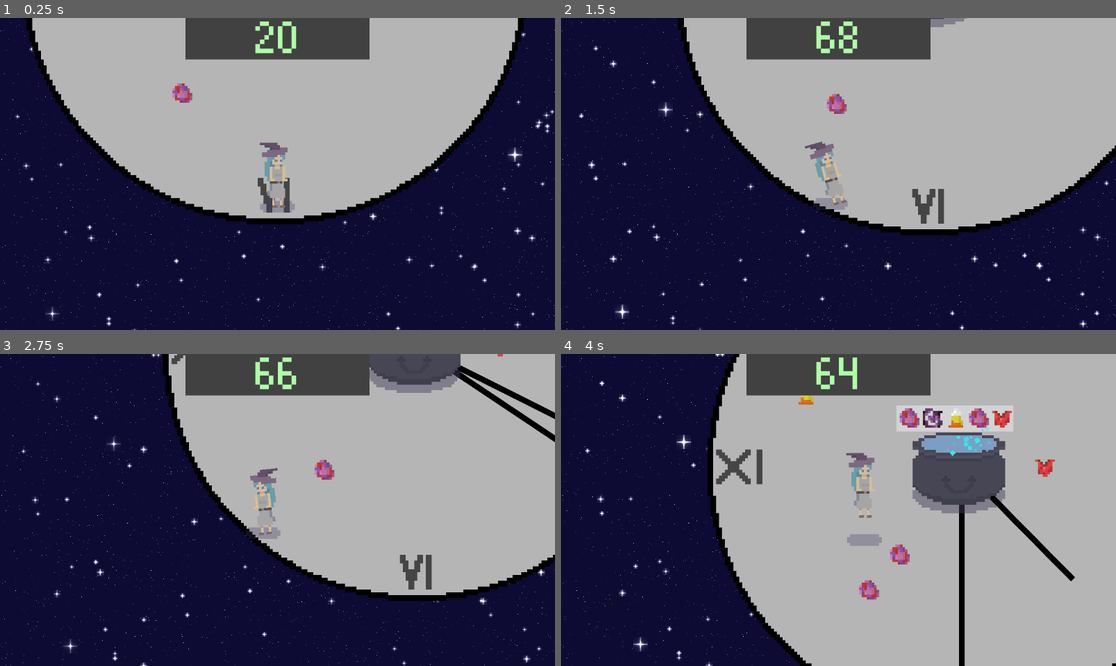
Above: before the commit, frames 1-4 (two rows, left to right).
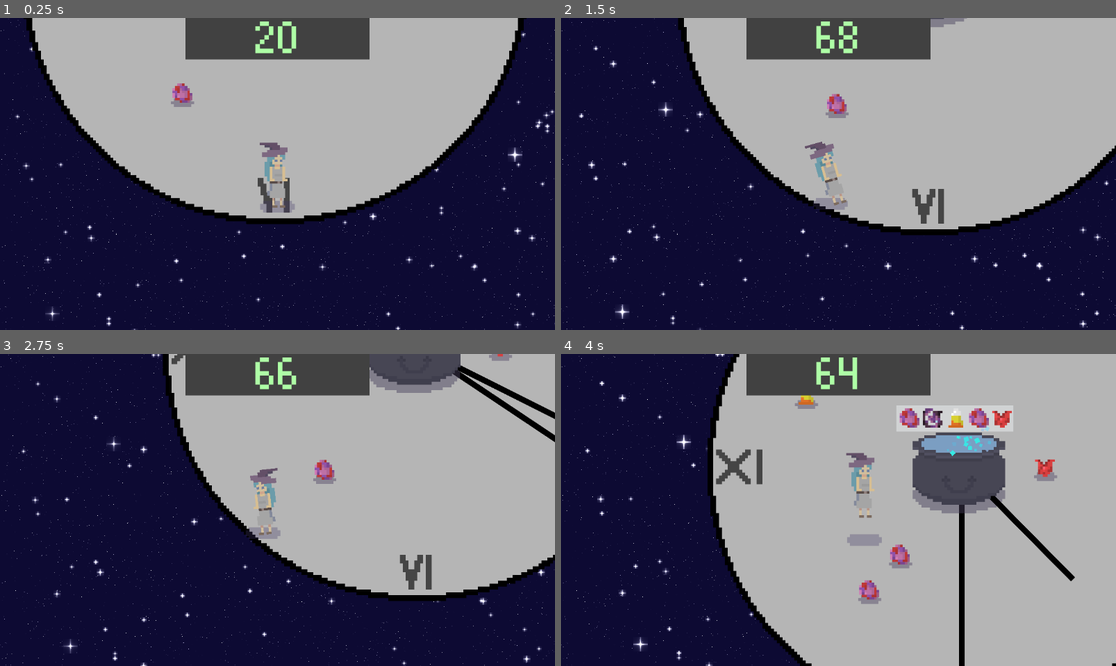
Above: after the commit, the same moments.

Repository: arrowira/miniJam189
Game: Godot game, scene res://Scenes/main.tscn
The game is run twice, just before and just after one commit, with the same random seed, the same clock (stepped at 60 frames per second) and the same inputs.
Inputs:
- Up to frame 1 (0.25 s): no input
- Up to frame 2 (1.5 s): hold A (right) 0.53-1.28 s; tap F (drop) at 0.6, 1.35 s; tap Space (jump) at 0.77 s; hold S (down) from 1.28 s (still down)
- Up to frame 3 (2.75 s): tap Space (jump) at 1.52 s; release S (down) at 2.03 s; hold A (right) from 2.03 s (still down); tap F (drop) at 2.1 s
- Up to frame 4 (4 s): release A (right) at 2.78 s; hold W (up) 2.78-3.53 s; tap F (drop) at 2.85, 3.6 s; tap Space (jump) at 3.02, 3.77 s; hold D (left) from 3.53 s (still down)

The runs differ from the first frame. In frame 1, less than 0.1% of the frame differs, in the area x 30-36%, y 25-29%; in frame 2, less than 0.1%; in frame 3, 0.1%; in frame 4, 0.3%, in the area x 42-90%, y 14-81%.

Commit message:
item shadows

Diff:
--- a/minijam189/Scenes/CandyCorn.tscn
+++ b/minijam189/Scenes/CandyCorn.tscn
@@ -1,7 +1,8 @@
-[gd_scene load_steps=4 format=3 uid="uid://lelq6qmcrqnw"]
+[gd_scene load_steps=5 format=3 uid="uid://lelq6qmcrqnw"]
 
 [ext_resource type="Script" path="res://Scripts/PickupObj.gd" id="1_g1ghu"]
 [ext_resource type="Texture2D" uid="uid://2dxpy2ro2uce" path="res://sprites/CandyCorn.png" id="2_aj8fx"]
+[ext_resource type="Texture2D" uid="uid://bak8fjdrthvqj" path="res://sprites/small_shadow-1.png.png" id="2_bx6wf"]
 
 [sub_resource type="RectangleShape2D" id="RectangleShape2D_s2j77"]
 size = Vector2(8, 8)
@@ -20,6 +21,12 @@
 position = Vector2(0, 1.90735e-07)
 shape = SubResource("RectangleShape2D_s2j77")
 
+[node name="SmallShadow-1_png" type="Sprite2D" parent="Candy"]
+modulate = Color(1, 1, 1, 0.384314)
+position = Vector2(0.3, -6.3)
+scale = Vector2(0.1, 0.1)
+texture = ExtResource("2_bx6wf")
+
 [node name="Sprite2D" type="Sprite2D" parent="Candy"]
 texture_filter = 1
 scale = Vector2(1.7, 1.7)
--- a/minijam189/Scenes/Eyeball.tscn
+++ b/minijam189/Scenes/Eyeball.tscn
@@ -1,7 +1,8 @@
-[gd_scene load_steps=4 format=3 uid="uid://p5sgoheg6jxg"]
+[gd_scene load_steps=5 format=3 uid="uid://p5sgoheg6jxg"]
 
 [ext_resource type="Texture2D" uid="uid://bi1y4m4hh5p2r" path="res://sprites/Eyeball.png" id="2_8g481"]
 [ext_resource type="Script" path="res://Scripts/PickupObj.gd" id="2_atluv"]
+[ext_resource type="Texture2D" uid="uid://bak8fjdrthvqj" path="res://sprites/small_shadow-1.png.png" id="2_wfkx0"]
 
 [sub_resource type="RectangleShape2D" id="RectangleShape2D_s2j77"]
 size = Vector2(8, 8)
@@ -19,6 +20,12 @@
 position = Vector2(0, 1.90735e-07)
 shape = SubResource("RectangleShape2D_s2j77")
 
+[node name="SmallShadow-1_png" type="Sprite2D" parent="Eye"]
+modulate = Color(1, 1, 1, 0.384314)
+position = Vector2(0.3, -6.3)
+scale = Vector2(0.1, 0.1)
+texture = ExtResource("2_wfkx0")
+
 [node name="Sprite2D" type="Sprite2D" parent="Eye"]
 texture_filter = 1
 scale = Vector2(1.7, 1.7)
--- a/minijam189/Scenes/Heart.tscn
+++ b/minijam189/Scenes/Heart.tscn
@@ -1,7 +1,8 @@
-[gd_scene load_steps=4 format=3 uid="uid://3rpo24fr3qjk"]
+[gd_scene load_steps=5 format=3 uid="uid://3rpo24fr3qjk"]
 
 [ext_resource type="Script" path="res://Scripts/PickupObj.gd" id="1_hh8bs"]
 [ext_resource type="Texture2D" uid="uid://8mjr3ycmfkoq" path="res://sprites/WashingMachineHeart.png" id="2_p4oa2"]
+[ext_resource type="Texture2D" uid="uid://bak8fjdrthvqj" path="res://sprites/small_shadow-1.png.png" id="2_svakw"]
 
 [sub_resource type="RectangleShape2D" id="RectangleShape2D_s2j77"]
 size = Vector2(8, 8)
@@ -20,6 +21,12 @@
 position = Vector2(0, 1.90735e-07)
 shape = SubResource("RectangleShape2D_s2j77")
 
+[node name="SmallShadow-1_png" type="Sprite2D" parent="Heart"]
+modulate = Color(1, 1, 1, 0.384314)
+position = Vector2(0.3, -6.3)
+scale = Vector2(0.1, 0.1)
+texture = ExtResource("2_svakw")
+
 [node name="Sprite2D" type="Sprite2D" parent="Heart"]
 texture_filter = 1
 scale = Vector2(1.7, 1.7)
--- a/minijam189/Scenes/StrangeLump.tscn
+++ b/minijam189/Scenes/StrangeLump.tscn
@@ -1,6 +1,7 @@
-[gd_scene load_steps=4 format=3 uid="uid://dk1mm81gcqnrd"]
+[gd_scene load_steps=5 format=3 uid="uid://dk1mm81gcqnrd"]
 
 [ext_resource type="Script" path="res://Scripts/PickupObj.gd" id="1_83ekn"]
+[ext_resource type="Texture2D" uid="uid://bak8fjdrthvqj" path="res://sprites/small_shadow-1.png.png" id="2_30rj7"]
 [ext_resource type="Texture2D" uid="uid://chrwuaycutb6r" path="res://sprites/StrangeLump.png" id="2_c2yu1"]
 
 [sub_resource type="RectangleShape2D" id="RectangleShape2D_s2j77"]
@@ -20,6 +21,12 @@
 position = Vector2(0, 1.90735e-07)
 shape = SubResource("RectangleShape2D_s2j77")
 
+[node name="SmallShadow-1_png" type="Sprite2D" parent="Lump"]
+modulate = Color(1, 1, 1, 0.384314)
+position = Vector2(0.3, -6.3)
+scale = Vector2(0.1, 0.1)
+texture = ExtResource("2_30rj7")
+
 [node name="Sprite2D" type="Sprite2D" parent="Lump"]
 texture_filter = 1
 scale = Vector2(1.7, 1.7)
--- a/minijam189/Scenes/VoidEssence.tscn
+++ b/minijam189/Scenes/VoidEssence.tscn
@@ -1,7 +1,8 @@
-[gd_scene load_steps=4 format=3 uid="uid://504ougi0joh2"]
+[gd_scene load_steps=5 format=3 uid="uid://504ougi0joh2"]
 
 [ext_resource type="Script" path="res://Scripts/PickupObj.gd" id="1_p33cs"]
 [ext_resource type="Texture2D" uid="uid://clp7b6rg1fo50" path="res://sprites/VoidEssence.png" id="2_6s5qy"]
+[ext_resource type="Texture2D" uid="uid://bak8fjdrthvqj" path="res://sprites/small_shadow-1.png.png" id="2_7g1dp"]
 
 [sub_resource type="RectangleShape2D" id="RectangleShape2D_s2j77"]
 size = Vector2(8, 8)
@@ -20,6 +21,12 @@
 position = Vector2(0, 1.90735e-07)
 shape = SubResource("RectangleShape2D_s2j77")
 
+[node name="SmallShadow-1_png" type="Sprite2D" parent="Void"]
+modulate = Color(1, 1, 1, 0.384314)
+position = Vector2(0.3, -6.3)
+scale = Vector2(0.1, 0.1)
+texture = ExtResource("2_7g1dp")
+
 [node name="Sprite2D" type="Sprite2D" parent="Void"]
 texture_filter = 1
 scale = Vector2(1.7, 1.7)
--- a/minijam189/Scripts/playerMovement.gd
+++ b/minijam189/Scripts/playerMovement.gd
@@ -7,7 +7,7 @@
 var input_direction = Vector2.ZERO
 var slipping = false
 func _physics_process(delta: float) -> void:
-	print(global_position.y)
+
 	z_index = (global_position.y/100)
 	if velocity.x<0:
 		$Sprite2D.flip_h = true
Binary file added: minijam189/sprites/small_shadow-1.png.png
Not shown, added: minijam189/sprites/small_shadow-1.png.png.import
